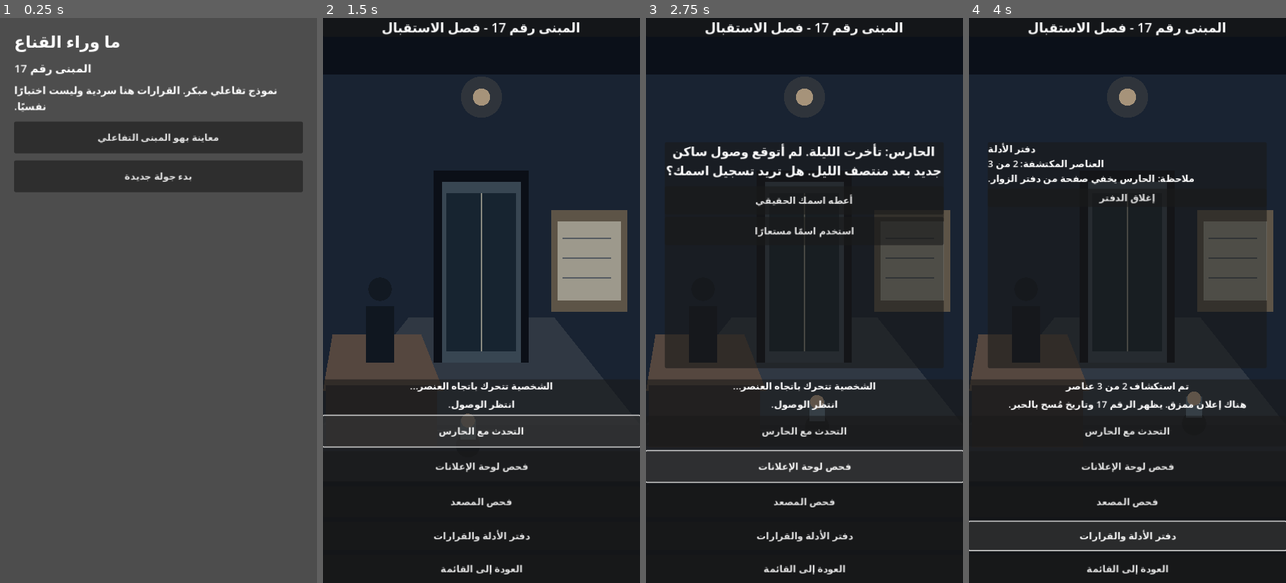
Above: before the commit, frames 1-4 (left to right).
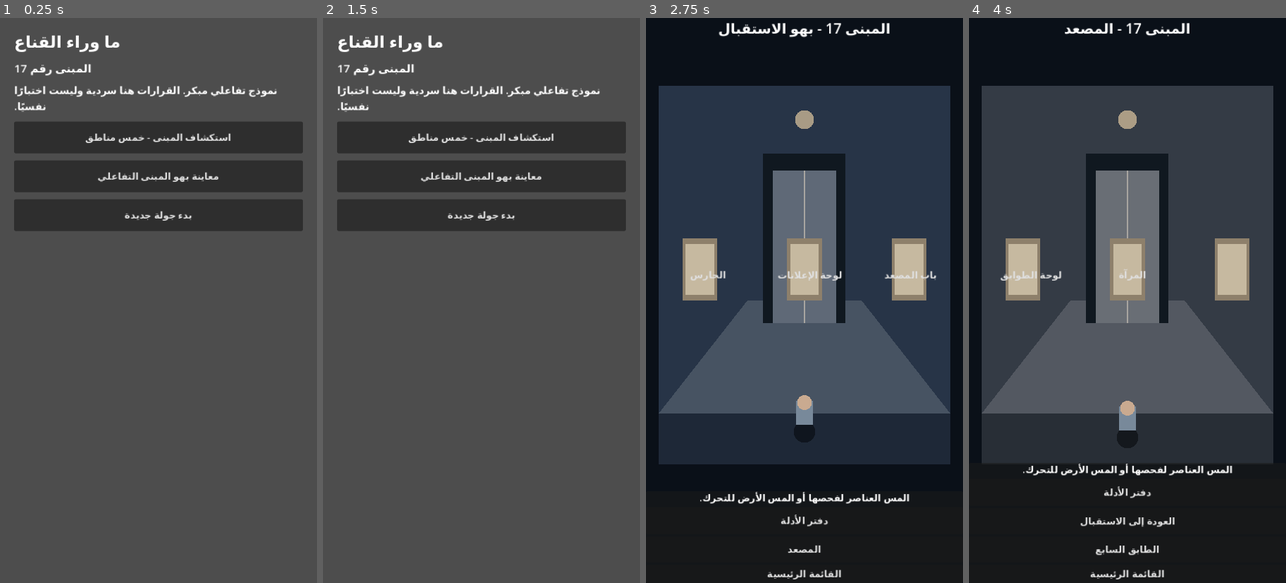
Above: after the commit, the same moments.

Repository: moh-ac-32000-del/Behind-the-Mask.-Private-
Game: Godot game, scene res://scenes/main.tscn
The game is run twice, just before and just after one commit, with the same random seed, the same clock (stepped at 60 frames per second) and the same inputs.
Inputs (mouse positions are in pixels of both pictures, inside the frame that each line leads up to):
- Up to frame 1 (0.25 s): no input
- Up to frame 2 (1.5 s): click (481, 136) at 0.5 s, where only the run after the commit has a clickable "استكشاف المبنى - خمس مناطق"; click "التحدث مع الحارس" (after the commit: "القائمة الرئيسية") at 1.25 s
- Up to frame 3 (2.75 s): click "فحص لوحة الإعلانات" (after the commit: "استكشاف المبنى - خمس مناطق") at 2 s
- Up to frame 4 (4 s): click (1127, 520) at 2.75 s, where only the run after the commit has a clickable "دفتر الأدلة"; click (1127, 549) at 3.5 s, where only the run after the commit has a clickable "المصعد"

The runs differ from the first frame. In frame 1, 5.5% of the frame differs, in the area x 4-96%, y 20-38%; in frame 2, 83%, in the area x 0-100%, y 0-100%; in frame 3, 57%; in frame 4, 62%.

Commit message:
feat: launch five-room exploration from main menu

Diff:
--- a/scripts/main.gd
+++ b/scripts/main.gd
@@ -83,6 +83,7 @@
     _layout("ما وراء القناع")
     _label("المبنى رقم 17", 19)
     _label("نموذج تفاعلي مبكر. القرارات هنا سردية وليست اختبارًا نفسيًا.", 17)
+    _button("استكشاف المبنى - خمس مناطق", func(): get_tree().change_scene_to_file("res://scenes/exploration.tscn"))
     _button("معاينة بهو المبنى التفاعلي", _lobby_preview)
     _button("بدء جولة جديدة", _setup)
     if FileAccess.file_exists(SAVE_PATH):
